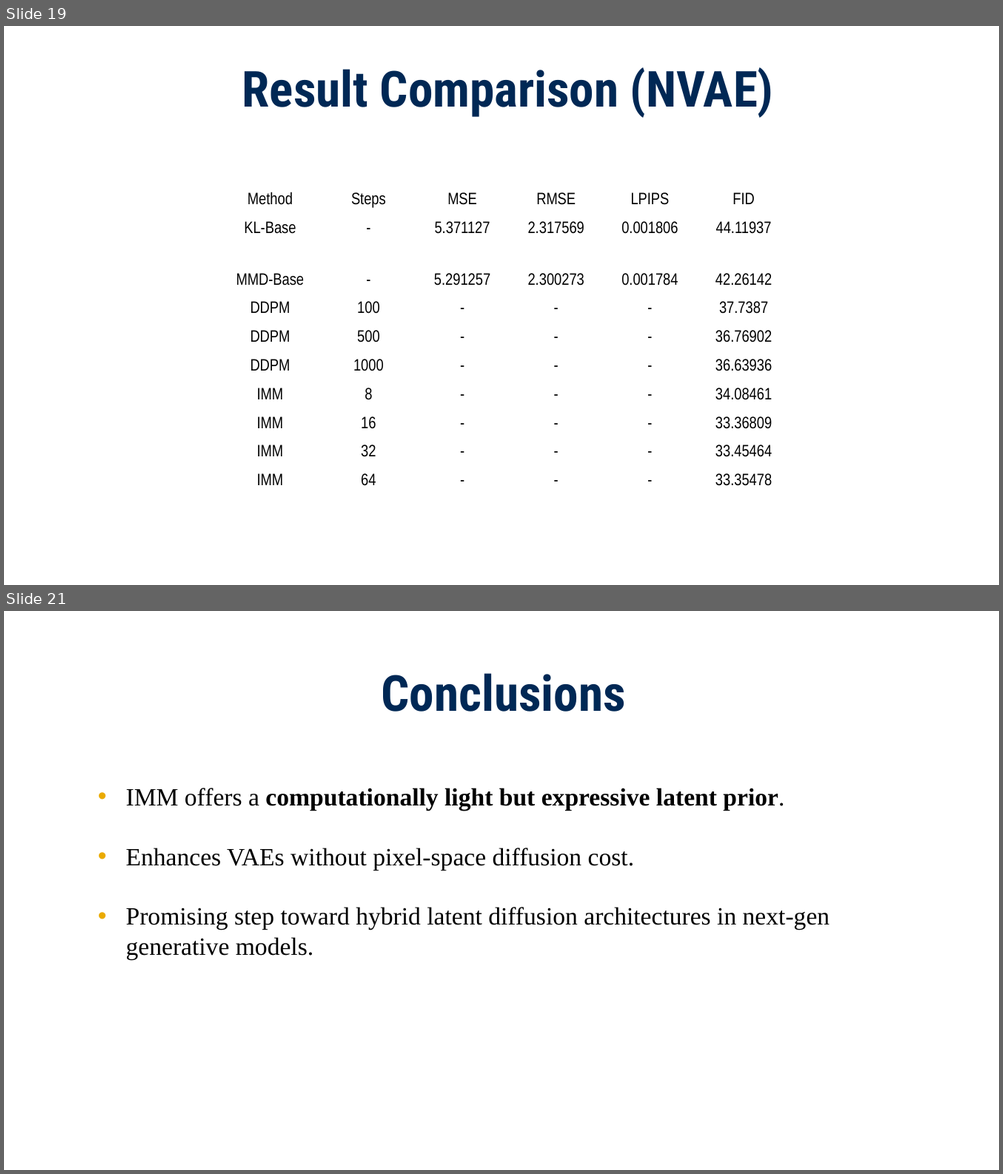
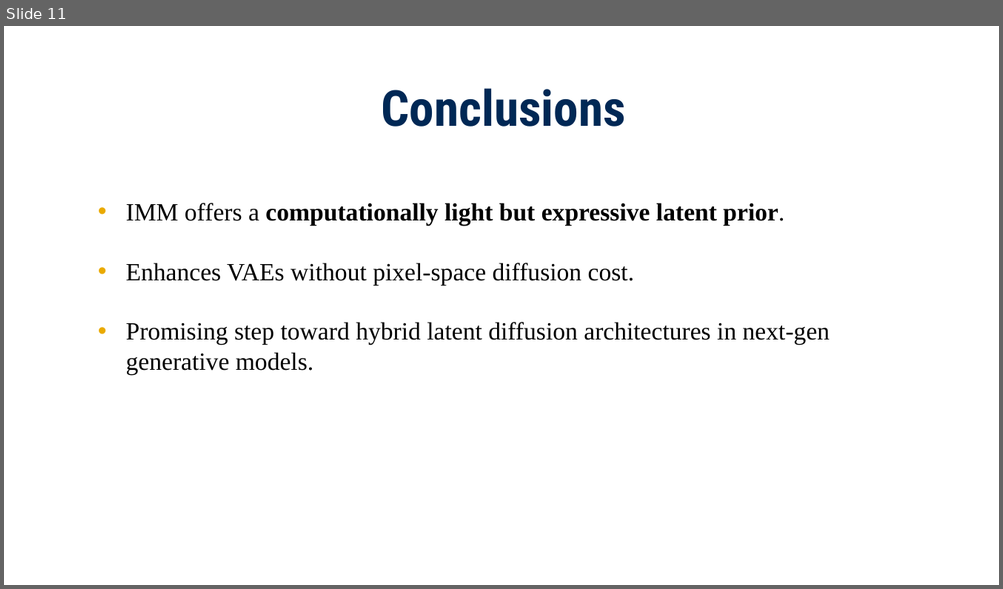
Before and after one commit to imranrimon/imm_vae, a slide deck: IMM_Midterm.pptx. Shown one above the other, each under a label of ours: slides 19 and 21 before the commit, slide 11 after it; the slides between them are not shown. The pictures are 1003x1174 and 1003x589 pixels, drawn with LibreOffice and Linux fonts; fonts in the diff are those of the drawing; background and template pictures are left out. Boxes give left, top, right and bottom in pixels: in the first picture for what was removed or moved away, otherwise in the second. Text is boxed around its words. In the diff, an @@ line names an element or a change of style, - is before the commit and + after.

```diff
--- a/IMM_Midterm.pptx
+++ b/IMM_Midterm.pptx
@@ slide 19 removed at <box>4,26,999,585</box>, background picture (left out) @@
@@ text removed at <box>242,67,774,118</box> @@
-Result Comparison (NVAE)
@@ table removed at <box>219,180,792,490</box>, 10 rows, 6 columns @@
-Method | Steps | MSE | RMSE | LPIPS | FID
-KL-Base | - | 5.371127 | 2.317569 | 0.001806 | 44.11937
-MMD-Base | - | 5.291257 | 2.300273 | 0.001784 | 42.26142
-DDPM | 100 | - | - | - | 37.7387
-DDPM | 500 | - | - | - | 36.76902
-DDPM | 1000 | - | - | - | 36.63936
-IMM | 8 | - | - | - | 34.08461
-IMM | 16 | - | - | - | 33.36809
-IMM | 32 | - | - | - | 33.45464
-IMM | 64 | - | - | - | 33.35478
@@ what was slide 21 is now slide 11 @@
```
Also in this commit, not shown: 4 slides changed, 3 slides added, 12 other slides removed, 1 other file.
